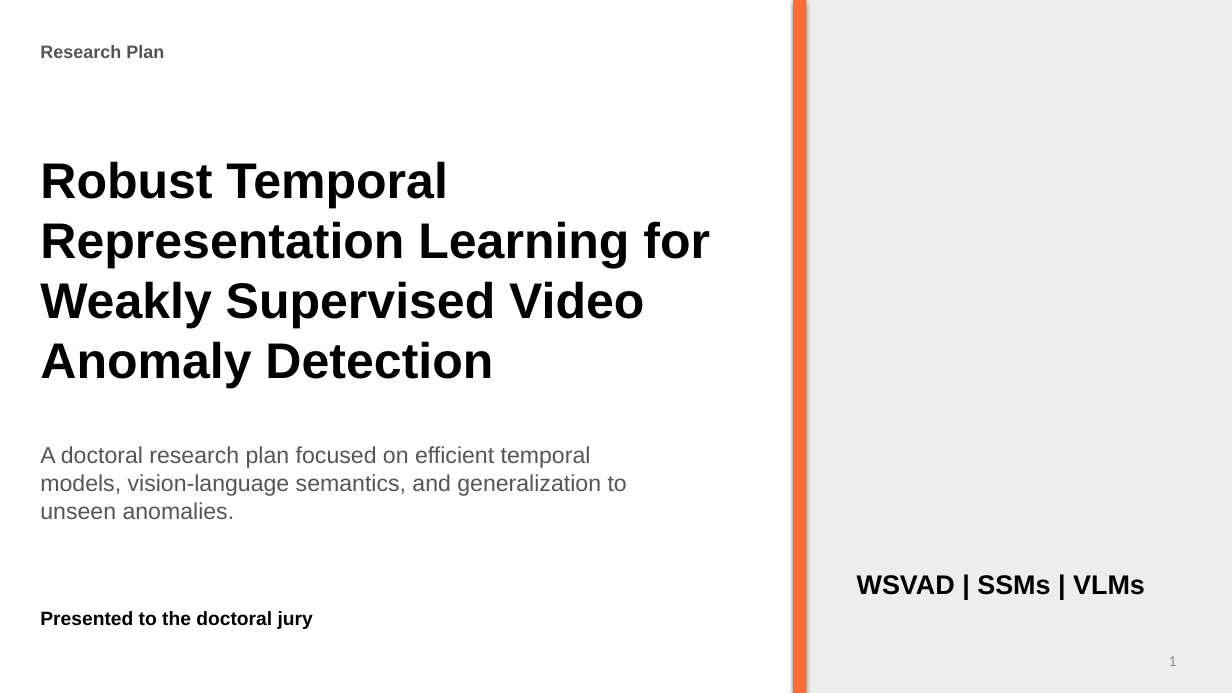
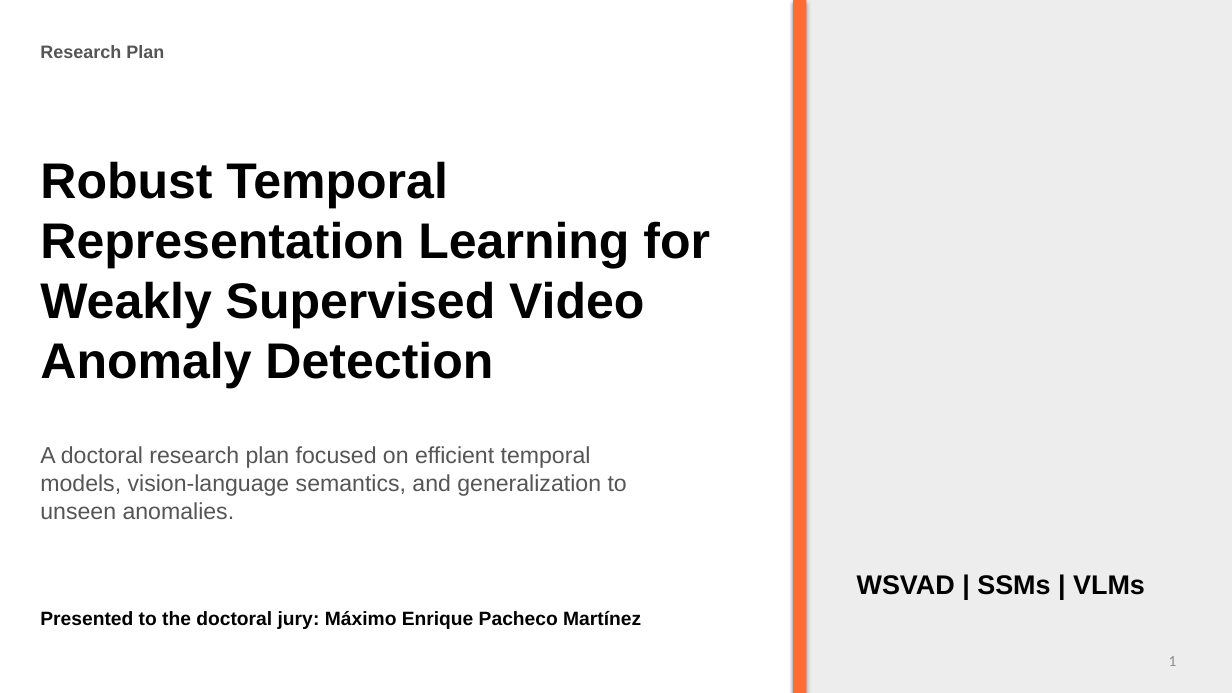
Before and after one commit to zeroxred/research, a slide deck: slide 1 of presentations/research_plan_wsvad_phd_english.pptx. Drawn at 1232x693 pixels with LibreOffice and Linux fonts; fonts in the diff are those of the drawing. Boxes give left, top, right and bottom in pixels: in the first picture for what was removed or moved away, otherwise in the second. Text is boxed around its words. In the diff, an @@ line names an element or a change of style, - is before the commit and + after.

```diff
--- a/presentations/research_plan_wsvad_phd_english.pptx
+++ b/presentations/research_plan_wsvad_phd_english.pptx
@@ text at [40,611,641,629]: text changed @@
-Presented to the doctoral jury
+Presented to the doctoral jury: Máximo Enrique Pacheco Martínez
```
Also in this commit, not shown: 3 other slides changed, 4 slides added, 2 other files.
